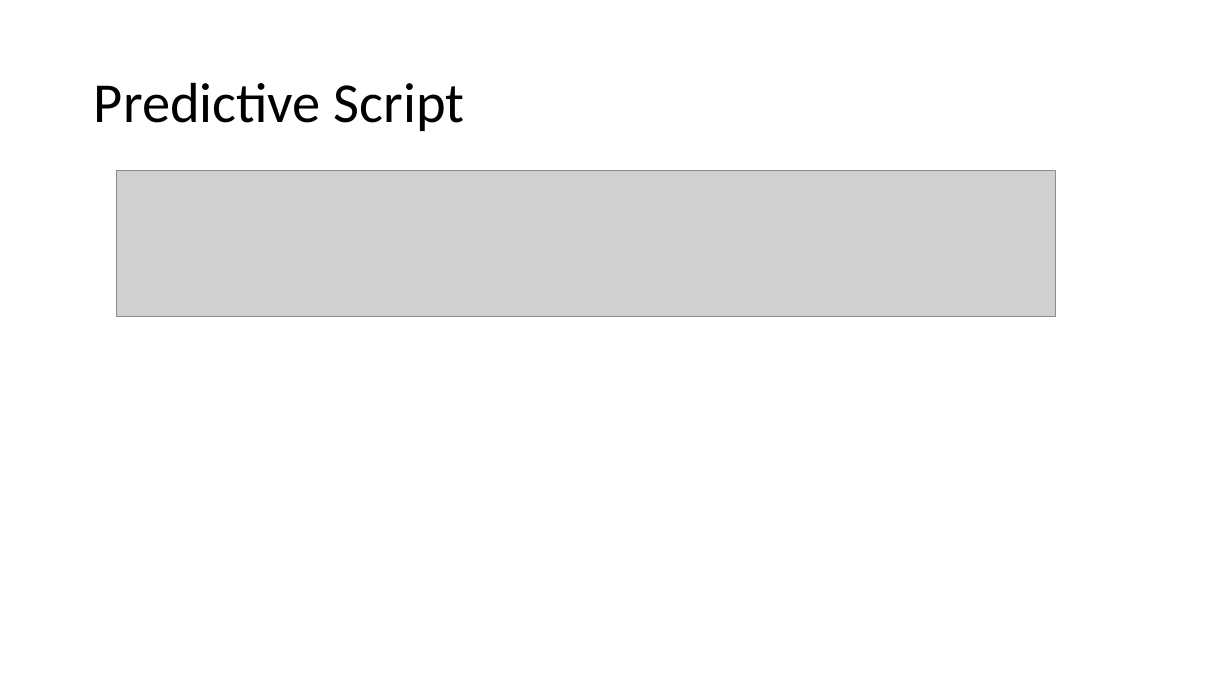
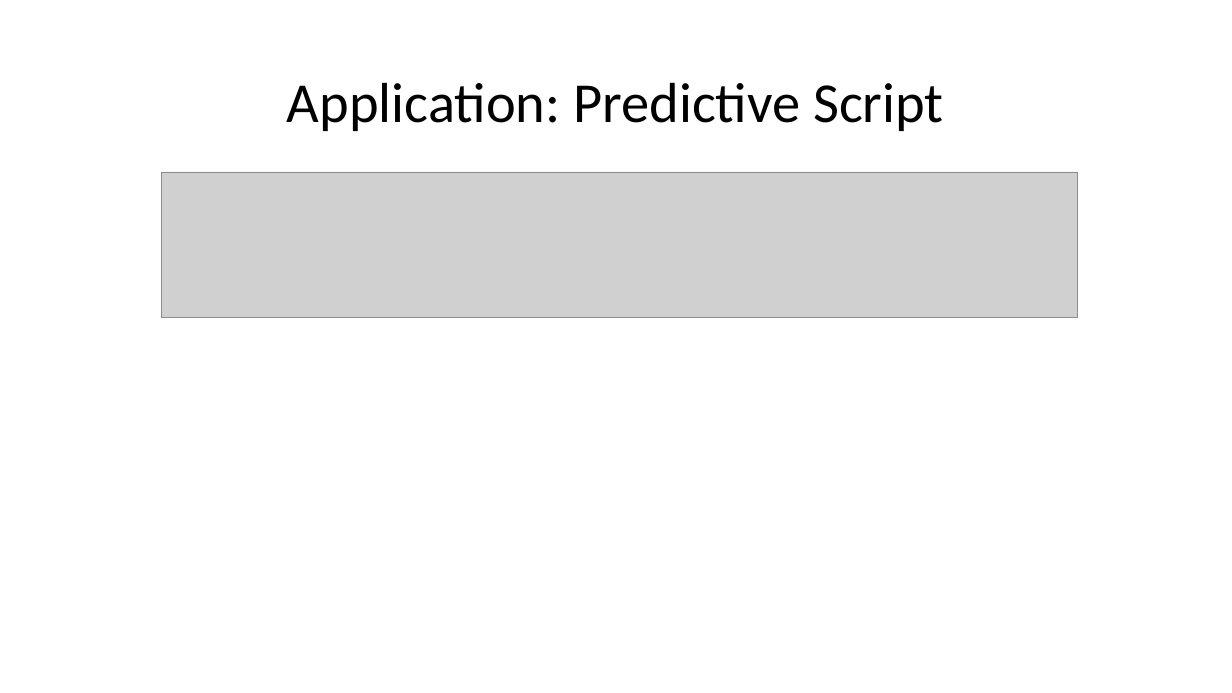
Before and after one commit to Spyrix/RedditUserClassification, a slide deck: slide 14 of Project_Presentation.pptx (slide 10 before the commit). Drawn at 1232x693 pixels with LibreOffice and Linux fonts; fonts in the diff are those of the drawing; grey boxes stand for pictures. Boxes give left, top, right and bottom in pixels: in the first picture for what was removed or moved away, otherwise in the second. Text is boxed around its words. In the diff, an @@ line names an element or a change of style, - is before the commit and + after.

```diff
--- a/Project_Presentation.pptx
+++ b/Project_Presentation.pptx
@@ title at (287,82,944,131): text changed @@
-Predictive Script
+Application: Predictive Script
@@ picture: place and size @@
-picture at (116,171,1056,316)
+picture at (162,172,1079,317)
```
Also in this commit, not shown: 9 other slides changed, 6 slides added, 4 slides removed, 3 other files.
